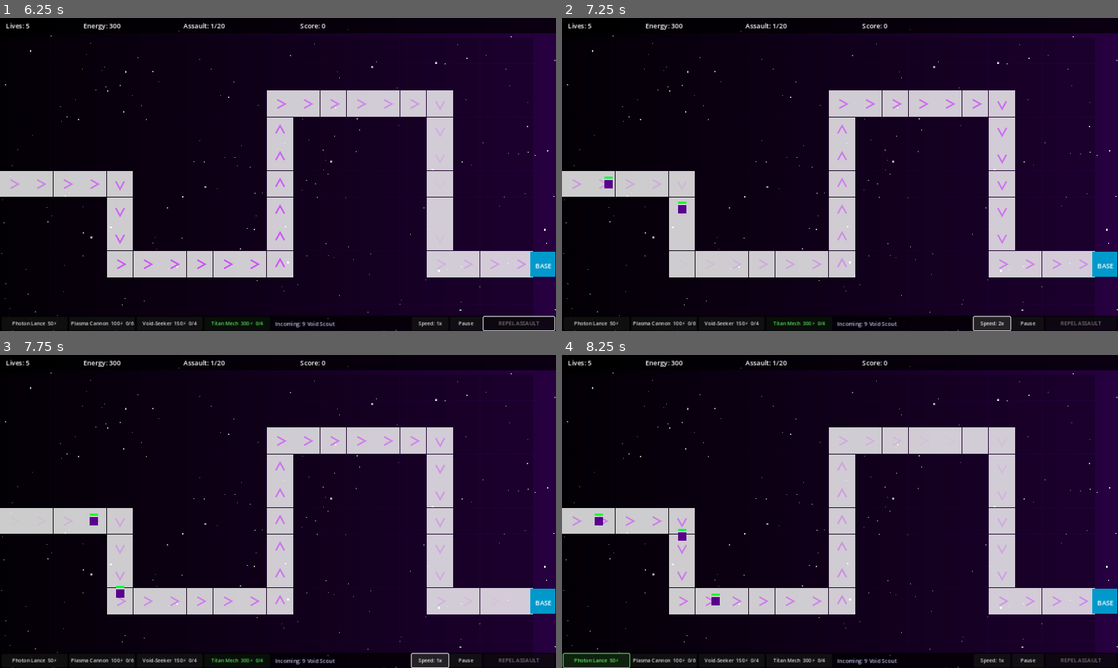
Above: before the commit, frames 1-4 (two rows, left to right).
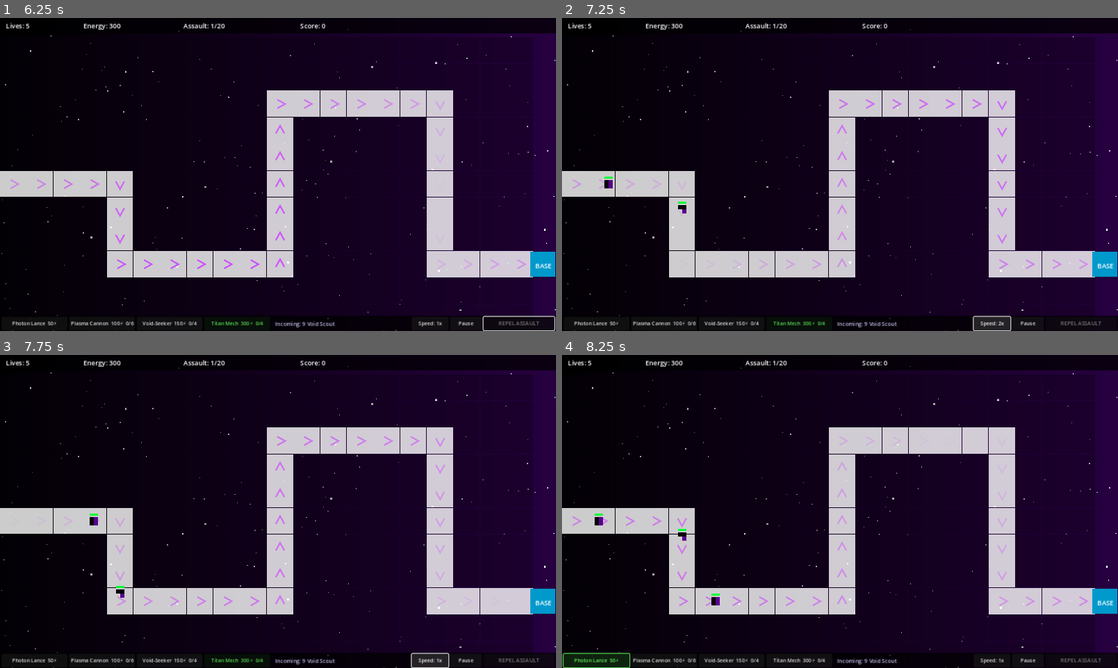
Above: after the commit, the same moments.

Repository: brew354/void_TD
Game: Godot game, scene res://Scenes/MenuScene.tscn
The game is run twice, just before and just after one commit, with the same random seed, the same clock (stepped at 60 frames per second) and the same inputs.
Inputs (mouse positions are in pixels of both pictures, inside the frame that each line leads up to):
- Up to frame 1 (6.25 s): tap Enter at 0.5 s; move the mouse to (400, 158) at 0.52 s; tap 1 at 0.6 s; click (400, 158) at 0.67 s; tap Space at 0.77, 1.52 s; move the mouse to (166, 190) at 1.27 s; tap 2 at 1.35 s; click (166, 190) at 1.42 s; click "CAMPAIGN" at 2 s; click "Photon Lance 50⚡" at 2.75 s; click "Plasma Cannon 100⚡ 0/6" at 3.5 s; click "Void-Seeker 150⚡ 0/4" at 4.25 s; click "Titan Mech 300⚡ 0/4" at 5 s; click "REPEL ASSAULT" at 5.75 s
- Up to frame 2 (7.25 s): click "Speed: 1x" at 6.5 s
- Up to frame 3 (7.75 s): click "Speed: 2x" at 7.25 s
- Up to frame 4 (8.25 s): click "Photon Lance 50⚡" at 8 s

Frame 1 is identical in both runs. In frame 2, less than 0.1% of the frame differs, in the area x 7-23%, y 51-63%; in frame 3, less than 0.1%; in frame 4, less than 0.1%, in the area x 5-28%, y 51-80%.

Commit message:
Void Scout: half black, half purple two-tone body
Co-Authored-By: Claude Sonnet 4.6 <noreply@anthropic.com>

Diff:
--- a/Void_TD/Models/EnemyDefinition.gd
+++ b/Void_TD/Models/EnemyDefinition.gd
@@ -8,7 +8,7 @@
 	match type:
 		EnemyType.SCOUT:
 			return { "hp": 65, "speed": 200.0, "reward": 5, "lives_damage": 1,
-					 "color": Color(0.35, 0.0, 0.55), "size": Vector2(20, 20), "label": "Void Scout" }
+					 "color": Color(0.0, 0.0, 0.0), "color2": Color(0.35, 0.0, 0.55), "size": Vector2(20, 20), "label": "Void Scout" }
 		EnemyType.TANK:
 			return { "hp": 600, "speed": 60.0, "reward": 45, "lives_damage": 3,
 					 "color": Color(1.0, 0.4, 0.0), "size": Vector2(36, 36), "label": "Void Colossus" }
--- a/Void_TD/Nodes/EnemyNode.gd
+++ b/Void_TD/Nodes/EnemyNode.gd
@@ -87,9 +87,19 @@
 	var sz: Vector2 = s["size"]
 	_body_rect = ColorRect.new()
 	_body_rect.color = s["color"]
-	_body_rect.size = sz
-	_body_rect.position = -sz / 2.0
 	_body_rect.pivot_offset = sz / 2.0  # rotate around center
+	if s.has("color2"):
+		# Two-tone: left half = color, right half = color2
+		_body_rect.size = Vector2(sz.x / 2.0, sz.y)
+		_body_rect.position = Vector2(-sz.x / 2.0, -sz.y / 2.0)
+		var half2 = ColorRect.new()
+		half2.color = s["color2"]
+		half2.size = Vector2(sz.x / 2.0, sz.y)
+		half2.position = Vector2(0.0, -sz.y / 2.0)
+		add_child(half2)
+	else:
+		_body_rect.size = sz
+		_body_rect.position = -sz / 2.0
 	add_child(_body_rect)
 
 	# HP bar background
